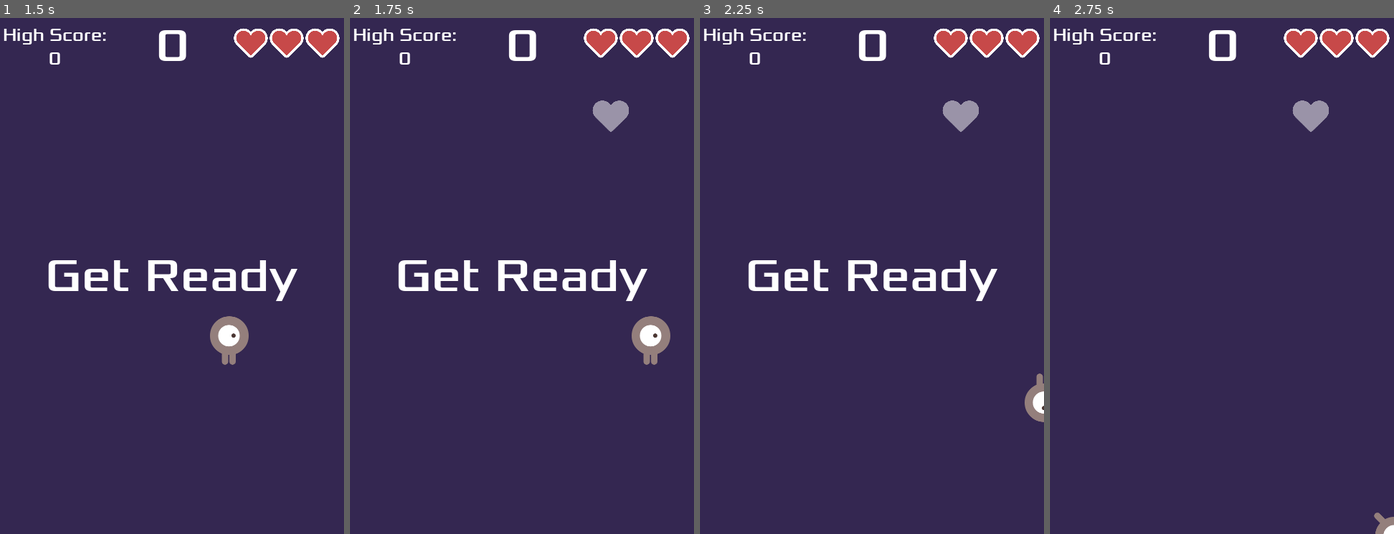
Above: before the commit, frames 1-4 (left to right).
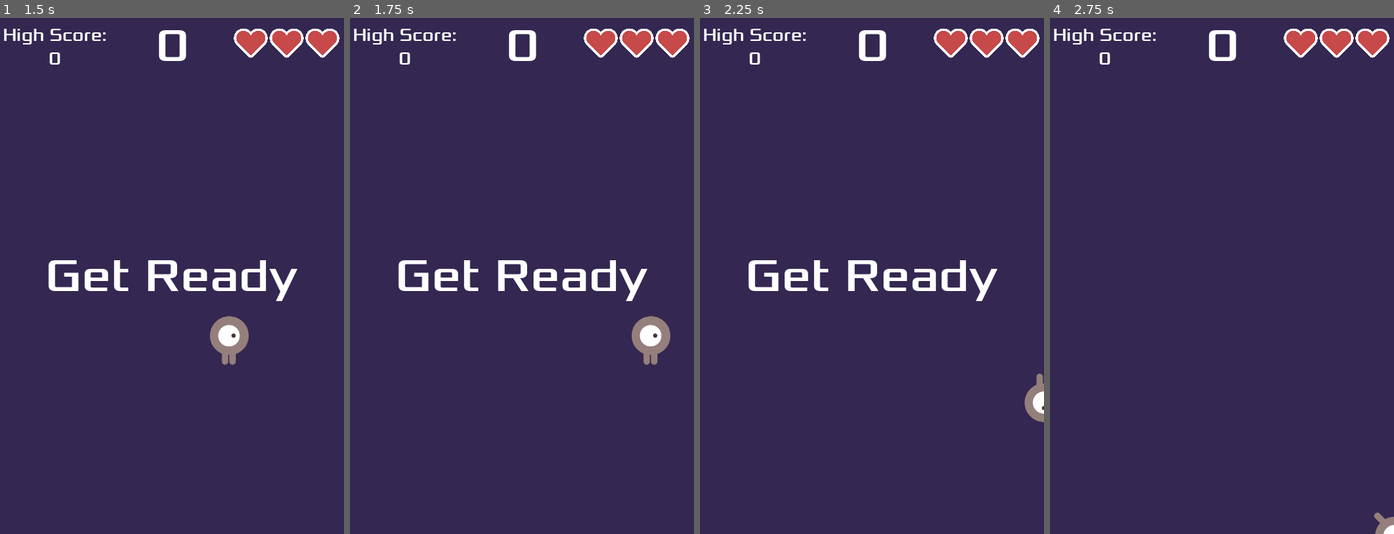
Above: after the commit, the same moments.

Repository: Josie-Armstrong/GameDev
Game: Godot game, scene res://main.tscn
Same seed, same stepped clock (60 frames per second), same inputs: the game is played once before the commit and once after it.
Inputs:
- Up to frame 1 (1.5 s): click "Start" at 0.5 s; tap Enter at 1.25 s; hold Right (move_right) from 1.28 s (still down)
- Up to frame 2 (1.75 s): keep holding Right (move_right)
- Up to frame 3 (2.25 s): release Right (move_right) at 2.03 s; hold Down (move_down) from 2.03 s (still down)
- Up to frame 4 (2.75 s): keep holding Down (move_down)

Frame 1 is identical in both runs. In frame 2, 0.4% of the frame differs, in the area x 70-82%, y 15-23%; in frame 3, 0.4%; in frame 4, 0.4%.

Commit message:
Updates to fix powerups appearing too soon

Diff:
--- a/first_game/first_game_creeps/main.gd
+++ b/first_game/first_game_creeps/main.gd
@@ -17,6 +17,7 @@
 Color.html("#324723"),
 Color.html("#472323")]
 @export var col_arr : PackedColorArray
+var show_heart_powerup = false
 #[Color(0.1216, 0.3569, 0.2980),
 #Color(0.1843, 0.1333, 0.2078),
 #Color(0.2608, 0.3353, 0.3078),
@@ -36,6 +37,7 @@
 	$DeathSound.play()
 	$Player.hide()
 	$Player.no_physics()
+	show_heart_powerup = false
 
 	if score > high_score:
 		high_score = score
@@ -53,6 +55,7 @@
 	$Music.play()
 	set_rand_bg_color();
 	$Powerups.modulate.a = 0.5
+	$HeartPowerupTimer.stop()
 
 
 func _on_mob_timer_timeout():
@@ -96,6 +99,7 @@
 	$MobTimer.start()
 	$ScoreTimer.start()
 	$HeartPowerupTimer.start()
+	show_heart_powerup = true
 
 func set_rand_bg_color():
 	#var red = randf_range(0, 0.5)
@@ -109,7 +113,7 @@
 	# print($Powerups.heart_show)
 	if $Powerups.heart_show == true:
 		$Powerups.hide_heart()
-	else:
+	elif show_heart_powerup == true:
 		$Powerups.show_heart()
 
 
